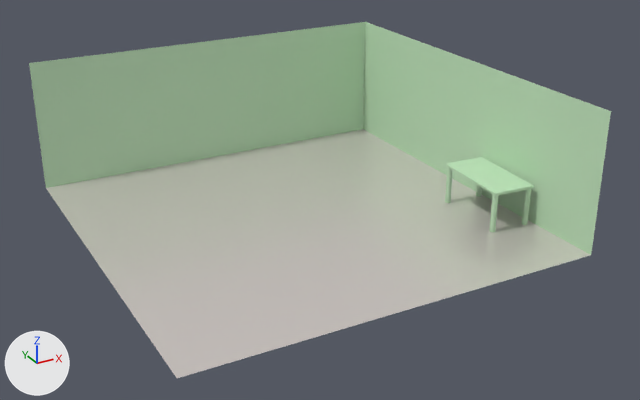
The glTF model frontend/public/gltf/space.glb, before and after one commit.
Both versions are drawn from a camera (50 mm lens) standing at (-11.74, -31.46, 11.95) and looking at (0.4, -9.39, 0.92). The axes (+X, +Y, +Z) are drawn at lower left. The lights are the same throughout. Where no turn or scale is listed for an object, it has been applied to the vertices. Vertices at the same position are counted once.

The scene before the commit, as lines of its bpy script (objects in view):
```python
me_평면 = bpy.data.meshes.new('평면')
me_평면.from_pydata(...)  # 273 vertices, 515 faces; spans x -6.41..6.41, y -6.41..6.41, z 0.0..4.41
# faces by material slot: [513, 2]
me_평면.materials.append(mat_방)  # green #c4e7c0
me_평면.materials.append(mat_바닥)  # white #e7dfdb
# before: 0 (6.41, -6.41, 0.0) at pixel (591, 255), 1 (-6.41, 6.41, 0.0) at pixel (45, 188), 2 (6.41, 6.41, 0.0) at pixel (363, 129), 3 (6.41, -6.41, 4.41) at pixel (611, 111), 4 (-6.41, 6.41, 4.41) at pixel (29, 63)
# before: 5 (6.41, 6.41, 4.41) at pixel (365, 21), 75 (4.85, -2.66, 1.35) at pixel (472, 179)
ob_평면 = bpy.data.objects.new('평면', me_평면)
ob_평면.location = (0.01, -8.52, 0.01)
```
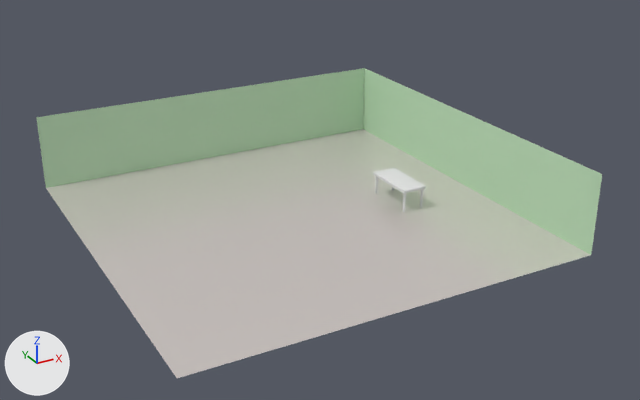
The newer file is also rescaled (x155.9), turned or shifted as a whole; pictures and numbers use the older file's frame.

Location of each change, [x1, y1, x2, y2] in pixels of the pictures (640 x 400 px):
'평면', reshaped (13% shorter)
    before: [29, 22, 611, 378]
    after: [36, 68, 602, 378]
'Cube.001', added
    after: [373, 168, 426, 212]
part 1 of me_평면, deleted
    before: [521, 189, 531, 225]
part 2 of me_평면, deleted
    before: [476, 185, 482, 197]
part 3 of me_평면, deleted
    before: [445, 167, 453, 203]
part 4 of me_평면, deleted
    before: [489, 194, 498, 233]
part 5 of me_평면, deleted (green)
    before: [445, 157, 534, 196]
part 6 of me_평면, built on
    before: [29, 22, 611, 255]
    after: [36, 68, 602, 255]

The change, as a diff of the scene's bpy script:
```diff
--- a/frontend/public/gltf/space.glb.py
+++ b/frontend/public/gltf/space.glb.py
@@ mat_material_001 @@
+mat_material_001 = principled_material('Material.001')
+mat_material_001.base_color = (0.8, 0.8, 0.8)  # white #e7e7e7
@@ me_평면 @@
 me_평면.from_pydata(...)  # 273 vertices, 515 faces; spans x -6.41..6.41, y -6.41..6.41, z 0.0..4.41
 # used by ob_평면; location = (0.01, -8.52, 0.01)
 # verts and faces of me_평면; kept vertices keep their numbers, new ones are numbered from 273
+# me_평면 part 1: the loose piece of 64 vertices spanning x 6.02..6.21, y -3.91..-3.73, z 0.01..1.27 is deleted
+# me_평면 part 2: the loose piece of 64 vertices spanning x 6.16..6.34, y -1.43..-1.25, z 0.01..1.27 is deleted
+# me_평면 part 3: the loose piece of 64 vertices spanning x 4.93..5.11, y -1.36..-1.18, z 0.01..1.27 is deleted
+# me_평면 part 4: the loose piece of 64 vertices spanning x 4.8..4.98, y -3.85..-3.66, z 0.01..1.27 is deleted
+# me_평면 part 5: the loose piece of 9 vertices spanning x 4.79..6.37, y -3.96..-1.13, z 1.27..1.35 is deleted
+# me_평면 part 6
+delete_vertices([75])  # with the faces that use them
+verts[3] = (6.42, -6.41, 2.56)  # moved, pixel (602, 174)
+verts[4] = (-6.41, 6.42, 2.56)  # moved, pixel (36, 117)
+verts[5] = (6.42, 6.42, 2.56)  # moved, pixel (364, 68)
+verts[273] = (6.42, -3.54, 0.0)  # pixel (525, 219)
+verts[274] = (-3.52, 6.42, 0.0)  # pixel (127, 172)
+faces += [(1, 2, 274), (0, 273, 2)]  # mat_방 (green #c4e7c0)
 me_평면.materials.append(mat_방)
@@ me_cube_001 @@
+me_cube_001.from_pydata(...)  # a box spanning x -0.43..0.43, y -0.94..0.94, z -0.04..0.04; a 32-sided cylinder along z spanning x -0.38..-0.29, y -0.89..-0.81, z -0.72..-0.04; a 32-sided cylinder along z spanning x 0.29..0.38, y -0.89..-0.81, z -0.72..-0.04; a 32-sided cylinder along z spanning x -0.38..-0.29, y 0.81..0.89, z -0.72..-0.04; a 32-sided cylinder along z spanning x 0.29..0.38, y 0.81..0.89, z -0.72..-0.04
+me_cube_001.materials.append(mat_material_001)  # white #e7e7e7
@@ ob_cube_001 @@
+ob_cube_001 = bpy.data.objects.new('Cube.001', me_cube_001)
+ob_cube_001.location = (3.66, -8.88, 0.74)
```
